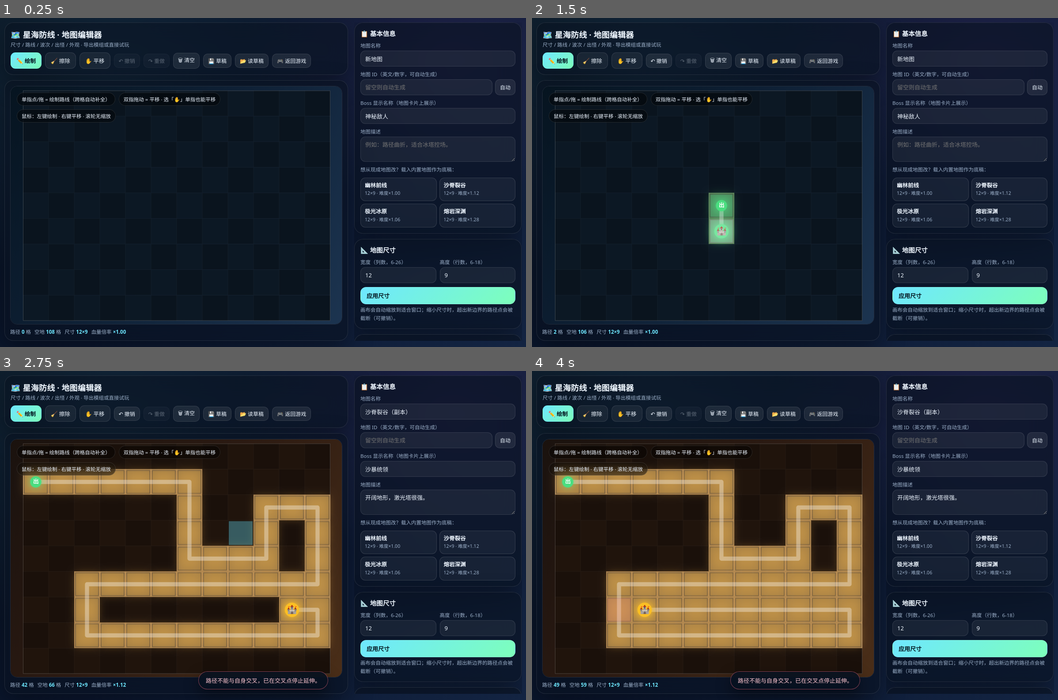
Above: before the commit, frames 1-4 (two rows, left to right).
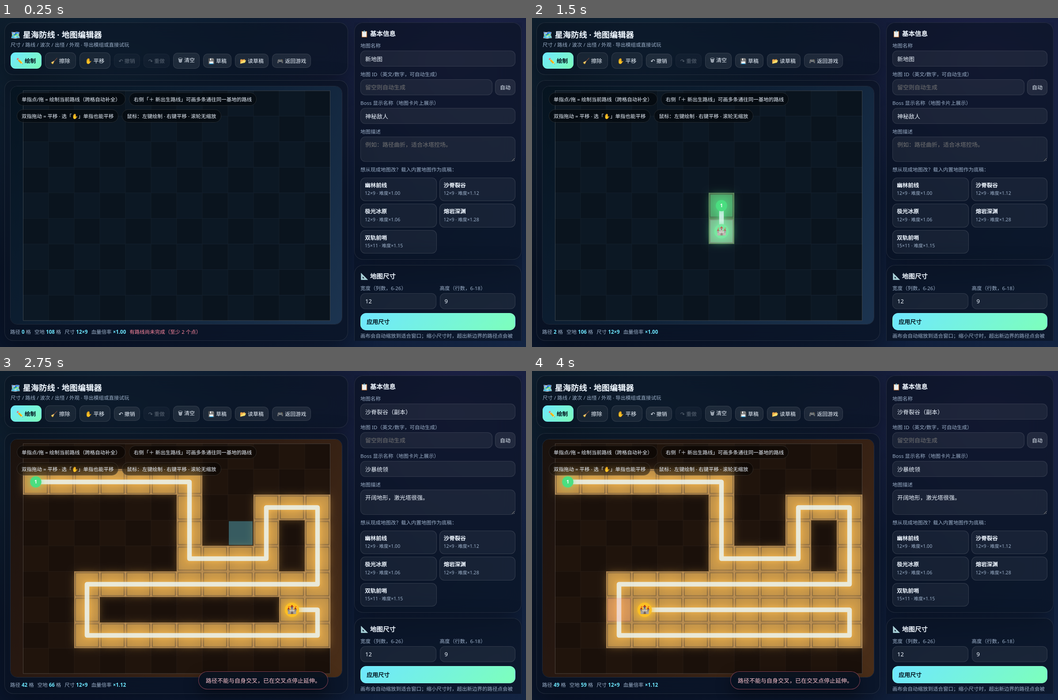
Above: after the commit, the same moments.

Repository: tianluaichijin/gun-game
Game: browser game, page build.html
The game is run twice, just before and just after one commit, with the same random seed, the same clock (stepped at 60 frames per second) and the same inputs. When the page shows a pop-up message, it is drawn as a white box for half a second while everything else waits; a line starting with > is the answer the replay typed.
Inputs (mouse positions are in pixels of both pictures, inside the frame that each line leads up to):
- Up to frame 1 (0.25 s): no input
- Up to frame 2 (1.5 s): click (710, 205) at 0.27 s; hold Right from 1.03 s (still down); click (710, 228) at 1.07 s; tap Ctrl at 1.1 s
- Up to frame 3 (2.75 s): release Right at 1.53 s; hold Down 1.58-1.85 s; tap Ctrl at 1.6, 2.1, 2.6 s; click (110, 535) at 1.67 s; hold Left 1.9-2.47 s; click (462, 545) at 2.02 s; click (241, 522) at 2.27 s; hold Up from 2.52 s (still down)
- Up to frame 4 (4 s): release Up at 2.82 s; click (758, 604) at 2.87 s; hold Right 2.87-3.53 s; tap Ctrl at 3.1, 3.6 s; click (626, 617) at 3.47 s; hold Up 3.58-3.82 s; hold Left from 3.87 s (still down)

The runs differ from the first frame. In frame 1, 4.7% of the frame differs, in the area x 4-98%, y 22-98%; in frame 2, 4.7%; in frame 3, 11%; in frame 4, 12%.

Commit message:
Update build.html

Diff:
--- a/build.html
+++ b/build.html
@@ -70,6 +70,9 @@
 .tplBtn:hover{background:rgba(255,255,255,.12)}
 .tplBtn b{display:block;font-size:12.5px;margin-bottom:1px}
 .tplBtn span{color:var(--muted);font-size:10.5px}
+.routeTabs{display:flex;flex-wrap:wrap;gap:6px}
+.routeTab{padding:6px 9px;border-radius:9px;border:1px solid rgba(255,255,255,.12);background:rgba(255,255,255,.04);color:#9fb2c9;font-size:11.5px;cursor:pointer}
+.routeTab.active{border-color:rgba(110,231,255,.55);background:rgba(110,231,255,.13);color:#dff3ff}
 .pointList{max-height:120px;overflow-y:auto;display:flex;flex-wrap:wrap;gap:5px;margin-top:6px}
 .pointList::-webkit-scrollbar{width:3px}
 .pointTag{font-size:11px;padding:3px 7px;border-radius:8px;background:rgba(110,231,255,.10);border:1px solid rgba(110,231,255,.2);color:#d8f8ff}
@@ -130,7 +133,8 @@
       <div id="canvasBox">
         <canvas id="editCanvas"></canvas>
         <div class="chips">
-          <div class="chip">单指点/拖 = 绘制路线（跨格自动补全）</div>
+          <div class="chip">单指点/拖 = 绘制当前路线（跨格自动补全）</div>
+          <div class="chip">右侧「＋ 新出生路线」可画多条通往同一基地的路线</div>
           <div class="chip">双指拖动 = 平移 · 选「✋」单指也能平移</div>
           <div class="chip">鼠标：左键绘制 · 右键平移 · 滚轮无缩放</div>
         </div>
@@ -215,10 +219,16 @@
     </div>
 
     <div class="panel">
-      <h3>🛣️ 路径</h3>
-      <div class="muted">当前路径点：<b id="pointCount">0</b> 个（至少 2 个，且必须是上下左右相邻的连续路线）</div>
+      <h3>🛣️ 路径 / 出生路线</h3>
+      <div class="muted" style="margin-bottom:7px">一张地图可以有多条出生路线，所有路线必须汇入<b>同一个基地格</b>。正在编辑：<b id="activeRouteName">路线 1</b></div>
+      <div id="routeTabs" class="routeTabs"></div>
+      <div style="display:flex;gap:6px;margin:8px 0">
+        <button class="btn small" id="addRouteBtn" style="flex:1">＋ 新出生路线</button>
+        <button class="btn small danger" id="delRouteBtn" style="flex:1">删除当前路线</button>
+      </div>
+      <div class="muted">当前路线点：<b id="pointCount">0</b> 个（至少 2 个，且必须是上下左右相邻的连续路线）</div>
       <div class="pointList" id="pointList"></div>
-      <button class="btn small" id="reversePathBtn" style="width:100%;margin-top:8px">🔄 反转方向（起点 ↔ 终点）</button>
+      <button class="btn small" id="reversePathBtn" style="width:100%;margin-top:8px">🔄 反转当前路线（起点 ↔ 终点）</button>
     </div>
 
     <div class="panel">
@@ -359,6 +369,16 @@
     grassA:'#1e0a08', grassB:'#180806', glow:'#ff501e', accentColor:'#f97316', deco:'volcano',
     path:[[0,4],[1,4],[2,4],[2,3],[2,2],[3,2],[4,2],[5,2],[5,3],[5,4],[5,5],[5,6],[6,6],[7,6],[8,6],[8,5],[8,4],[8,3],[8,2],[9,2],[10,2],[10,3],[10,4],[10,5],[10,6],[10,7],[9,7],[8,7],[7,7],[6,7],[5,7],[4,7],[3,7],[2,7],[1,7],[1,6],[1,5],[0,5]]
   },
+  {
+    id:'twin', name:'双轨前哨', bossName:'双子督军', desc:'两条出生路线同时压向基地，中间留出大片建造区。', hpMul:1.15,
+    theme:['#071522','#102a3a','#143a4c'], roadFill:'#3e5666', roadEdge:'#6eb4c8',
+    grassA:'#0a1a26', grassB:'#081622', glow:'#5adcff', accentColor:'#6ee7ff', deco:'ice',
+    gridW:15, gridH:11,
+    paths:[
+      [[0,2],[1,2],[2,2],[3,2],[4,2],[5,2],[6,2],[7,2],[8,2],[9,2],[10,2],[10,3],[10,4],[11,4],[12,4],[13,4],[14,4],[14,5]],
+      [[0,8],[1,8],[2,8],[3,8],[3,7],[3,6],[4,6],[5,6],[6,6],[7,6],[8,6],[9,6],[10,6],[11,6],[12,6],[12,5],[13,5],[14,5]]
+    ]
+  },
 ];
 
 /* ═══════════════════════════════════════════════════════════
@@ -371,7 +391,7 @@
     theme:['#061420','#0e2035','#1c3450'],
     roadFill:'#485a44', roadEdge:'#608258', grassA:'#0c1824', grassB:'#0a141e',
     glow:'#52e68c', accentColor:'#4ade80', deco:'forest',
-    path:[],
+    paths:[[]], activeRoute:0,
     waveEnemyCountBase:6, waveEnemyCountGrowth:1.9, waveEnemySpeedBase:44, waveEnemySpeedGrowth:1.2,
     waveOverrides:{},
     bossPool:[],
@@ -381,6 +401,19 @@
   };
 }
 const ed = defaultEd();
+// 兼容旧代码：ed.path 始终指向“当前正在编辑的路线”
+Object.defineProperty(ed,'path',{
+  configurable:true, enumerable:false,
+  get(){ return ed.paths[ed.activeRoute] || ed.paths[0]; },
+  set(v){ if(!Array.isArray(ed.paths)||!ed.paths.length) ed.paths=[[]]; ed.paths[ed.activeRoute]=v; },
+});
+function normalizeRoutes(){
+  const src = (Array.isArray(ed.paths)&&ed.paths.length) ? ed.paths : [Array.isArray(ed.path)?ed.path:[]];
+  ed.paths = src.map(r=>Array.isArray(r)?r.map(p=>[Number(p[0]),Number(p[1])]):[]);
+  if(!ed.paths.length) ed.paths=[[]];
+  ed.activeRoute = Math.max(0,Math.min(ed.paths.length-1, Number(ed.activeRoute)||0));
+}
+normalizeRoutes();
 
 const camera={x:0,y:0};
 let tool='draw';
@@ -411,7 +444,12 @@
     .replace(/^_+|_+$/g,'') || '';
 }
 function isAdjacent(a,b){ return Math.abs(a[0]-b[0])+Math.abs(a[1]-b[1])===1; }
-function pointInPath(x,y){ return ed.path.some(p=>p[0]===x&&p[1]===y); }
+function routeBaseCell(){
+  for(const r of ed.paths){ if(r&&r.length) return r[r.length-1]; }
+  return null;
+}
+function allPathCells(){ const a=[]; for(const r of ed.paths) for(const p of r) a.push(p); return a; }
+function pointInPath(x,y){ return ed.paths.some(r=>r.some(p=>p[0]===x&&p[1]===y)); }
 function totalPxW(){ return ed.gridW*CELL_PX; }
 function totalPxH(){ return ed.gridH*CELL_PX; }
 function needsPan(){ return totalPxW()>viewport.w+1 || totalPxH()>viewport.h+1; }
@@ -492,7 +530,7 @@
   mctx.clearRect(0,0,miniCanvas.width,miniCanvas.height);
   mctx.fillStyle='rgba(0,0,0,.55)'; mctx.fillRect(0,0,miniCanvas.width,miniCanvas.height);
   const {sx,sy}=miniScaleXY();
-  const ps=new Set(ed.path.map(p=>p[0]+','+p[1]));
+  const ps=new Set(allPathCells().map(p=>p[0]+','+p[1]));
   for(let y=0;y<ed.gridH;y++)for(let x=0;x<ed.gridW;x++){
     mctx.fillStyle= ps.has(x+','+y) ? ed.roadFill : ((x+y)%2===0?ed.grassA:ed.grassB);
     mctx.fillRect(x*CELL_PX*sx,y*CELL_PX*sy,CELL_PX*sx+.5,CELL_PX*sy+.5);
@@ -519,7 +557,7 @@
   g.addColorStop(0,ed.theme[0]); g.addColorStop(.45,ed.theme[1]); g.addColorStop(1,ed.theme[2]);
   ctx.fillStyle=g; ctx.fillRect(0,0,w,h);
 
-  const ps=new Set(ed.path.map(p=>p[0]+','+p[1]));
+  const ps=new Set(allPathCells().map(p=>p[0]+','+p[1]));
   for(let y=0;y<ed.gridH;y++)for(let x=0;x<ed.gridW;x++){
     const ip=ps.has(x+','+y);
     const px=x*CELL_PX-camera.x, py=y*CELL_PX-camera.y;
@@ -540,31 +578,47 @@
   ctx.strokeStyle='rgba(255,255,255,.18)'; ctx.lineWidth=1;
   ctx.strokeRect(-camera.x+.5,-camera.y+.5,totalPxW()-1,totalPxH()-1);
 
-  if(ed.path.length){
-    ctx.save(); ctx.shadowBlur=20; ctx.shadowColor=ed.glow; ctx.fillStyle=hexToRgba(ed.glow,.32);
-    for(const[x,y] of ed.path){
-      const px=x*CELL_PX-camera.x, py=y*CELL_PX-camera.y;
-      ctx.fillRect(px+4,py+4,CELL_PX-8,CELL_PX-8);
-    }
+  const anyPath=ps.size>0;
+  if(anyPath){
+    ctx.save(); ctx.shadowBlur=20; ctx.shadowColor=ed.glow;
+    ed.paths.forEach((r,ri)=>{ if(!r.length)return;
+      ctx.fillStyle=hexToRgba(ed.glow,ri===ed.activeRoute?.44:.22);
+      for(const[x,y] of r){ const px=x*CELL_PX-camera.x, py=y*CELL_PX-camera.y; ctx.fillRect(px+4,py+4,CELL_PX-8,CELL_PX-8); }
+    });
     ctx.restore();
-    ctx.save(); ctx.strokeStyle='rgba(255,255,255,.35)'; ctx.lineWidth=Math.max(6,CELL_PX*.16); ctx.lineCap='round'; ctx.lineJoin='round';
-    ctx.beginPath();
-    ed.path.forEach((p,i)=>{ const c=cellCenterPx(p[0],p[1]); i?ctx.lineTo(c.x,c.y):ctx.moveTo(c.x,c.y); });
-    ctx.stroke(); ctx.restore();
-
-    const s=cellCenterPx(ed.path[0][0],ed.path[0][1]);
-    ctx.save(); ctx.fillStyle='#4ade80'; ctx.shadowBlur=16; ctx.shadowColor='rgba(74,222,128,.6)';
-    ctx.beginPath(); ctx.arc(s.x,s.y,Math.max(9,CELL_PX*.22),0,Math.PI*2); ctx.fill();
-    ctx.fillStyle='#fff'; ctx.font=`bold ${Math.max(10,CELL_PX*.22)}px system-ui`; ctx.textAlign='center'; ctx.textBaseline='middle';
-    ctx.fillText('出',s.x,s.y); ctx.restore();
-
-    if(ed.path.length>1){
-      const eLast=ed.path[ed.path.length-1];
-      const e=cellCenterPx(eLast[0],eLast[1]);
-      const r=Math.max(11,CELL_PX*.28);
+
+    // 所有路线（活动路线最后画，保证不被其他路线压住）
+    const order=ed.paths.map((_,i)=>i).sort((a,b)=>(a===ed.activeRoute)-(b===ed.activeRoute));
+    order.forEach(ri=>{ const r=ed.paths[ri]; if(r.length<2)return;
+      const active=ri===ed.activeRoute;
+      ctx.save();
+      ctx.strokeStyle=active?'rgba(235,250,255,.78)':'rgba(255,255,255,.26)';
+      ctx.lineWidth=Math.max(active?7:5,CELL_PX*(active?.18:.13));
+      ctx.lineCap='round'; ctx.lineJoin='round';
+      if(active){ ctx.shadowBlur=12; ctx.shadowColor=ed.glow; }
+      ctx.beginPath();
+      r.forEach((p,i)=>{ const c=cellCenterPx(p[0],p[1]); i?ctx.lineTo(c.x,c.y):ctx.moveTo(c.x,c.y); });
+      ctx.stroke(); ctx.restore();
+    });
+
+    // 每条路线自己的出生点
+    ed.paths.forEach((r,ri)=>{ if(!r.length)return;
+      const s=cellCenterPx(r[0][0],r[0][1]);
+      const rad=Math.max(9,CELL_PX*.22);
+      ctx.save(); ctx.fillStyle=ri===ed.activeRoute?'#4ade80':'#2f8f63'; ctx.shadowBlur=16; ctx.shadowColor='rgba(74,222,128,.55)';
+      ctx.beginPath(); ctx.arc(s.x,s.y,rad,0,Math.PI*2); ctx.fill();
+      ctx.fillStyle='#fff'; ctx.font=`bold ${Math.max(9,CELL_PX*.19)}px system-ui`; ctx.textAlign='center'; ctx.textBaseline='middle';
+      ctx.fillText(String(ri+1),s.x,s.y); ctx.restore();
+    });
+
+    // 共用基地
+    const base=routeBaseCell();
+    if(base){
+      const e=cellCenterPx(base[0],base[1]);
+      const radius=Math.max(11,CELL_PX*.28);
       ctx.save(); ctx.fillStyle=ed.accentColor; ctx.shadowBlur=18; ctx.shadowColor=ed.accentColor;
-      ctx.beginPath(); ctx.arc(e.x,e.y,r,0,Math.PI*2); ctx.fill();
-      ctx.font=`${Math.round(r*1.2)}px system-ui`; ctx.textAlign='center'; ctx.textBaseline='middle';
+      ctx.beginPath(); ctx.arc(e.x,e.y,radius,0,Math.PI*2); ctx.fill();
+      ctx.font=`${Math.round(radius*1.2)}px system-ui`; ctx.textAlign='center'; ctx.textBaseline='middle';
       ctx.fillText('🏰',e.x,e.y); ctx.restore();
     }
   }
@@ -590,7 +644,7 @@
 /* ═══════════════════════════════════════════════════════════
    UNDO / REDO
    ═══════════════════════════════════════════════════════════ */
-function snapshotPath(){ return ed.path.map(p=>[p[0],p[1]]); }
+function snapshotPath(){ return {paths:ed.paths.map(r=>r.map(p=>[p[0],p[1]])),active:ed.activeRoute}; }
 function pushHistory(){
   history.push(snapshotPath());
   if(history.length>80) history.shift();
@@ -605,13 +659,15 @@
 function undo(){
   if(!history.length)return;
   redoStack.push(snapshotPath());
-  ed.path=history.pop();
+  const snap=history.pop();
+  ed.paths=snap.paths; ed.activeRoute=clamp(snap.active||0,0,ed.paths.length-1);
   refreshPathUI(); draw(); updateUndoButtons(); toast('已撤销一步');
 }
 function redo(){
   if(!redoStack.length)return;
   history.push(snapshotPath());
-  ed.path=redoStack.pop();
+  const snap=redoStack.pop();
+  ed.paths=snap.paths; ed.activeRoute=clamp(snap.active||0,0,ed.paths.length-1);
   refreshPathUI(); draw(); updateUndoButtons(); toast('已重做一步');
 }
 
@@ -652,7 +708,9 @@
       const p2=ed.path[ed.path.length-2];
       if(p2[0]===s[0]&&p2[1]===s[1]){ ed.path.pop(); continue; }
     }
-    if(pointInPath(s[0],s[1])){ blocked=true; break; }
+    const base=routeBaseCell();
+    const isSharedBase=base&&base[0]===s[0]&&base[1]===s[1];
+    if(pointInPath(s[0],s[1])&&!isSharedBase){ blocked=true; break; }
     ed.path.push(s);
   }
   if(blocked) toast('路径不能与自身交叉，已在交叉点停止延伸。','err');
@@ -662,10 +720,13 @@
 // 擦除：点到路径上的格子 → 从该格之后全部删除（该格成为新的终点）
 function eraseAt(cell){
   if(!cell)return;
-  const idx=ed.path.findIndex(p=>p[0]===cell[0]&&p[1]===cell[1]);
-  if(idx<0) return false;
-  ed.path=ed.path.slice(0,idx+1);
+  const ri=ed.paths.findIndex(r=>r.some(p=>p[0]===cell[0]&&p[1]===cell[1]));
+  if(ri<0) return false;
+  ed.activeRoute=ri;
+  const idx=ed.paths[ri].findIndex(p=>p[0]===cell[0]&&p[1]===cell[1]);
+  ed.paths[ri]=ed.paths[ri].slice(0,idx+1);
   refreshPathUI();
+  draw();
   return true;
 }
 
@@ -673,29 +734,47 @@
    SIDEBAR UI
    ═══════════════════════════════════════════════════════════ */
 function pathStats(){
-  const len=ed.path.length;
-  const free=ed.gridW*ed.gridH-len;
-  return {len,free};
+  const cells=new Set();
+  let len=0, maxLen=0;
+  for(const r of ed.paths){ len+=r.length; maxLen=Math.max(maxLen,r.length); for(const p of r) cells.add(p[0]+','+p[1]); }
+  return {len,free:ed.gridW*ed.gridH-cells.size,maxLen};
 }
 function refreshPathUI(){
   const {len,free}=pathStats();
-  document.getElementById('pointCount').textContent=len;
+  document.getElementById('pointCount').textContent=ed.path.length;
   document.getElementById('statLen').textContent=len;
   document.getElementById('statFree').textContent=Math.max(0,free);
   document.getElementById('statSize').textContent=`${ed.gridW}×${ed.gridH}`;
   document.getElementById('statHp').textContent='×'+Number(ed.hpMul||1).toFixed(2);
   const warn=document.getElementById('statWarn');
   let bad='';
-  for(let i=1;i<ed.path.length;i++){
-    if(!isAdjacent(ed.path[i-1],ed.path[i])){ bad='路径有断点，导出前请修正'; break; }
+  const base=routeBaseCell();
+  for(const r of ed.paths){
+    if(r.length<2){ bad='有路线尚未完成（至少 2 个点）'; break; }
+    for(let i=1;i<r.length;i++){
+      if(!isAdjacent(r[i-1],r[i])){ bad='有路线存在断点，导出前请修正'; break; }
+    }
+    if(r.length>=2&&base){
+      const end=r[r.length-1];
+      if(end[0]!==base[0]||end[1]!==base[1]){ bad='各路线终点必须汇入同一基地格'; break; }
+    }
   }
   warn.textContent=bad;
+  const activeName=document.getElementById('activeRouteName');
+  if(activeName) activeName.textContent='路线 '+(ed.activeRoute+1);
+  const tabs=document.getElementById('routeTabs');
+  if(tabs){
+    tabs.innerHTML=ed.paths.map((r,i)=>{
+      const nm=`路线 ${i+1}`;
+      return `<div class="routeTab${i===ed.activeRoute?' active':''}" data-route="${i}"><b>${nm}</b> · ${r.length}格${i===0?' · 主基地':''}</div>`;
+    }).join('');
+  }
   const list=document.getElementById('pointList');
-  if(!ed.path.length){ list.innerHTML='<span class="muted">尚未绘制路径</span>'; }
+  if(!ed.path.length){ list.innerHTML='<span class="muted">本路线尚未绘制</span>'; }
   else {
     list.innerHTML=ed.path.map((p,i)=>{
       const isStart=i===0, isEnd=i===ed.path.length-1;
-      const tag=isStart?'（起点）':isEnd?'（终点）':'';
+      const tag=isStart?'（出生点）':isEnd?'（基地）':'';
       return `<span class="pointTag" title="点击从此处截断" data-cut="${i}">${i+1}: (${p[0]},${p[1]})${tag}</span>`;
     }).join('');
   }
@@ -703,6 +782,25 @@
   updateMiniVisibility();
   scheduleDraft();
 }
+document.getElementById('routeTabs').addEventListener('click',e=>{
+  const t=e.target.closest('[data-route]'); if(!t)return;
+  ed.activeRoute=Number(t.dataset.route);
+  refreshPathUI(); draw();
+  toast('正在编辑路线 '+(ed.activeRoute+1));
+});
+document.getElementById('addRouteBtn').onclick=()=>{
+  pushHistory();
+  ed.paths.push([]); ed.activeRoute=ed.paths.length-1;
+  refreshPathUI(); draw(); toast('已新增路线，请从出生点点到现有基地格','ok');
+};
+document.getElementById('delRouteBtn').onclick=()=>{
+  if(ed.paths.length<=1){ toast('至少保留一条路线','err'); return; }
+  if(!confirm('删除当前路线？此操作可撤销。')) return;
+  pushHistory();
+  ed.paths.splice(ed.activeRoute,1);
+  ed.activeRoute=Math.min(ed.activeRoute,ed.paths.length-1);
+  refreshPathUI(); draw(); toast('已删除当前路线（可撤销）');
+};
 document.getElementById('pointList').addEventListener('click',e=>{
   const t=e.target.closest('[data-cut]'); if(!t)return;
   const i=Number(t.dataset.cut);
@@ -729,7 +827,7 @@
 document.getElementById('redoBtn').onclick=redo;
 document.getElementById('clearPathBtn').onclick=()=>{
   if(!ed.path.length)return;
-  pushHistory(); ed.path=[]; refreshPathUI(); draw(); toast('已清空路径（可撤销）');
+  pushHistory(); ed.path.splice(0); refreshPathUI(); draw(); toast('已清空当前路线（可撤销）');
 };
 document.getElementById('reversePathBtn').onclick=()=>{
   if(ed.path.length<2)return;
@@ -743,8 +841,9 @@
   if(w===ed.gridW&&h===ed.gridH){ fitCanvas(); return; }
   pushHistory();
   ed.gridW=w; ed.gridH=h;
-  const cut=ed.path.findIndex(([x,y])=>x>=w||y>=h);
-  if(cut>=0){ ed.path=ed.path.slice(0,cut); toast('尺寸缩小，超出新边界的路径点已被截断（可撤销）。','err'); }
+  let clipped=false;
+  ed.paths=ed.paths.map(r=>{ const cut=r.findIndex(([x,y])=>x>=w||y>=h); if(cut>=0){clipped=true;return r.slice(0,cut);} return r; });
+  if(clipped) toast('尺寸缩小，超出新边界的路径点已被截断（可撤销）。','err');
   refreshPathUI(); fitCanvas();
 };
 
@@ -842,15 +941,16 @@
 tplRow.addEventListener('click',e=>{
   const b=e.target.closest('[data-tpl]'); if(!b)return;
   const m=BUILTIN_MAPS.find(x=>x.id===b.dataset.tpl); if(!m)return;
-  if(ed.path.length&&!confirm('载入模板会替换当前路径与外观，确定继续吗？')) return;
+  if(allPathCells().length&&!confirm('载入模板会替换当前所有路线与外观，确定继续吗？')) return;
   pushHistory();
   Object.assign(ed,{
     name:m.name+'（副本）', id:'', bossName:m.bossName, desc:m.desc,
-    gridW:12, gridH:9, hpMul:m.hpMul,
+    gridW:m.gridW||12, gridH:m.gridH||9, hpMul:m.hpMul,
     theme:[...m.theme], roadFill:m.roadFill, roadEdge:m.roadEdge,
     grassA:m.grassA, grassB:m.grassB, glow:m.glow, accentColor:m.accentColor, deco:m.deco,
-    path:m.path.map(p=>[p[0],p[1]]),
+    paths:(m.paths||[m.path]).map(r=>r.map(p=>[p[0],p[1]])), activeRoute:0,
   });
+  normalizeRoutes();
   applyEdToUI();
   toast('已载入模板：'+m.name,'ok');
 });
@@ -1005,18 +1105,36 @@
   el.innerHTML=`<div class="msgBox ${kind}">${msg}</div>`;
 }
 function validate(){
-  if(ed.path.length<2) return '路径至少需要 2 个点，请先在画布上点击绘制路径。';
-  for(const [x,y] of ed.path){
-    if(x<0||y<0||x>=ed.gridW||y>=ed.gridH) return '路径有超出地图边界的点，请修正。';
-  }
-  for(let i=1;i<ed.path.length;i++){
-    if(!isAdjacent(ed.path[i-1],ed.path[i])) return `第 ${i} 与第 ${i+1} 个点不相邻，路径必须是连续路线。`;
-  }
-  const seen=new Set();
-  for(const [x,y] of ed.path){
-    const k=x+','+y;
-    if(seen.has(k)) return '路径在自身交叉/重复，请修正。';
-    seen.add(k);
+  const routes=ed.paths;
+  if(!routes.length) return '至少需要一条出生路线。';
+  let base=null;
+  const global=new Set();
+  for(let ri=0;ri<routes.length;ri++){
+    const r=routes[ri], label=`路线 ${ri+1}`;
+    if(r.length<2) return `${label} 至少需要 2 个点，请先在画布上点击绘制路线。`;
+    for(const [x,y] of r){
+      if(x<0||y<0||x>=ed.gridW||y>=ed.gridH) return `${label} 有超出地图边界的点，请修正。`;
+    }
+    for(let i=1;i<r.length;i++){
+      if(!isAdjacent(r[i-1],r[i])) return `${label} 第 ${i} 与第 ${i+1} 个点不相邻，路线必须连续。`;
+    }
+    const seen=new Set();
+    for(const [x,y] of r){
+      const k=x+','+y;
+      if(seen.has(k)) return `${label} 在自身交叉/重复，请修正。`;
+      seen.add(k);
+    }
+    const end=r[r.length-1];
+    if(!base) base=end;
+    else if(base[0]!==end[0]||base[1]!==end[1]) return '所有路线的终点必须是同一个基地格，请把各路线画到同一格。';
+  }
+  // 不同路线之间允许在中途交叉，但出生点不能落在另一条路线上
+  for(let ri=0;ri<routes.length;ri++){
+    const start=routes[ri][0];
+    for(let rj=0;rj<routes.length;rj++){
+      if(ri===rj) continue;
+      if(routes[rj].some(p=>p[0]===start[0]&&p[1]===start[1])) return `路线 ${ri+1} 的出生点与路线 ${rj+1} 重叠，请换一个出生位置。`;
+    }
   }
   if(ed.gridW<MIN_GW||ed.gridW>MAX_GW||ed.gridH<MIN_GH||ed.gridH>MAX_GH) return '地图尺寸超出允许范围。';
   const id=ed.id||slugify(ed.name);
@@ -1052,7 +1170,8 @@
     grassA:hexToRgba(ed.grassA,.92), grassB:hexToRgba(ed.grassB,.92),
     glow:hexToRgba(ed.glow,.22), accentColor:ed.accentColor,
     deco:ed.deco,
-    path:ed.path.map(p=>[p[0],p[1]]),
+    path:(ed.paths[0]||[]).map(p=>[p[0],p[1]]),
+    paths:ed.paths.map(r=>r.map(p=>[p[0],p[1]])),
     gridW:ed.gridW, gridH:ed.gridH, hpMul:Number(ed.hpMul)||1,
     bossPool:bossPoolIds,
     waveEnemyCountBase:ed.waveEnemyCountBase, waveEnemyCountGrowth:ed.waveEnemyCountGrowth,
@@ -1146,12 +1265,13 @@
     try{
       const data=JSON.parse(ev.target.result);
       const src=(data&&data.ed)?data.ed:(data&&data.mapDef?data.mapDef:null);
-      if(!src||!Array.isArray(src.path)) throw new Error('bad');
+      if(!src||(!Array.isArray(src.path)&&!Array.isArray(src.paths))) throw new Error('bad');
       pushHistory();
       Object.assign(ed,src);
       ed.customBoss=Object.assign(defaultEd().customBoss,src.customBoss||{});
       ed.waveOverrides=Object.assign({},src.waveOverrides||{});
       ed.bossPool=Array.isArray(src.bossPool)?[...src.bossPool]:[];
+      normalizeRoutes();
       applyEdToUI();
       toast('工程已导入','ok');
       flashExportMsg('✅ 工程已导入，可继续编辑或导出。','ok');
@@ -1185,6 +1305,7 @@
     ed.customBoss=Object.assign(defaultEd().customBoss,ed.customBoss||{});
     ed.waveOverrides=Object.assign({},ed.waveOverrides||{});
     ed.bossPool=Array.isArray(ed.bossPool)?[...ed.bossPool]:[];
+    normalizeRoutes();
     applyEdToUI();
     if(!silent) toast('草稿已加载','ok');
     return true;
